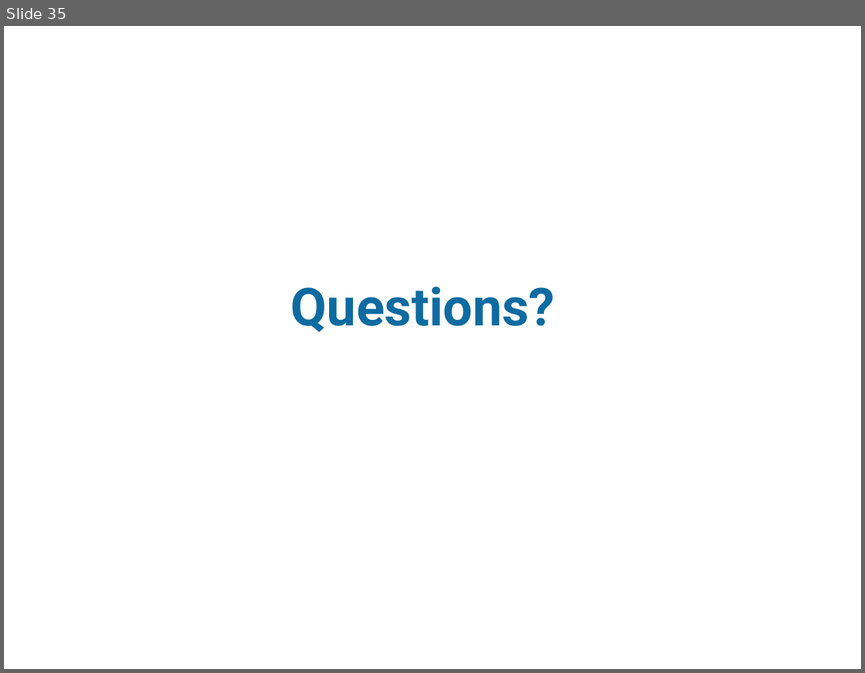
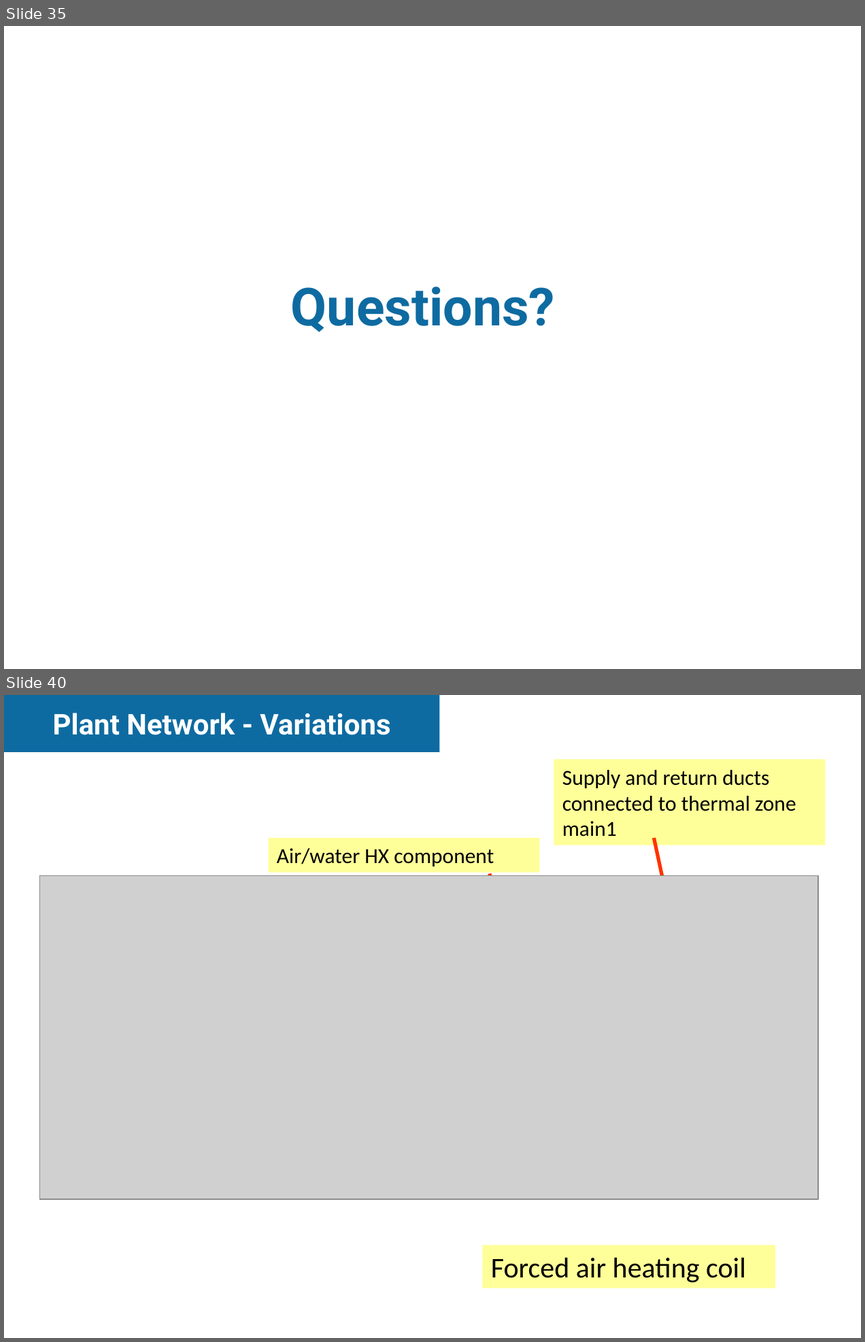
Before and after one commit to danegeorge/CHREM, a slide deck: BIPV-T/2010-03_BIPV-T_SBRN_NRCan_Model_BL.ppt. Shown one above the other, each under a label of ours: slide 35 before the commit, slides 35 and 40 after it; the slides between them are not shown. The pictures are 865x673 and 865x1342 pixels, drawn with LibreOffice and Linux fonts; fonts in the diff are those of the drawing; grey boxes stand for pictures; background and template pictures are left out. Boxes give left, top, right and bottom in pixels: in the first picture for what was removed or moved away, otherwise in the second. Text is boxed around its words. In the diff, an @@ line names an element or a change of style, - is before the commit and + after.

```diff
--- a/BIPV-T/2010-03_BIPV-T_SBRN_NRCan_Model_BL.ppt
+++ b/BIPV-T/2010-03_BIPV-T_SBRN_NRCan_Model_BL.ppt
@@ slide 40 added at (x1=4, y1=695, x2=861, y2=1338), background #FFFFFF @@
@@ rectangle added at (x1=4, y1=695, x2=439, y2=752), fill #0E6BA1, 24 pt, text #FFFFFF, bold @@
+Plant Network - Variations
@@ rectangle added at (x1=554, y1=759, x2=825, y2=845), fill #FFFF99, 18 pt, text #000000 @@
+Supply and return ducts connected to thermal zone main1
@@ rectangle added at (x1=268, y1=838, x2=540, y2=872), fill #FFFF99, 18 pt, text #000000 @@
+Air/water HX component
@@ arrow added from (653, 838) to (675, 938), #FF3300 3 pt @@
@@ picture added at (x1=40, y1=875, x2=818, y2=1199) @@
@@ arrow added from (490, 873) to (518, 1031), #FF3300 3 pt @@
@@ rectangle added at (x1=482, y1=1245, x2=775, y2=1288), fill #FFFF99, 24 pt, text #000000 @@
+Forced air heating coil
```
Also in this commit, not shown: 9 other slides added.
